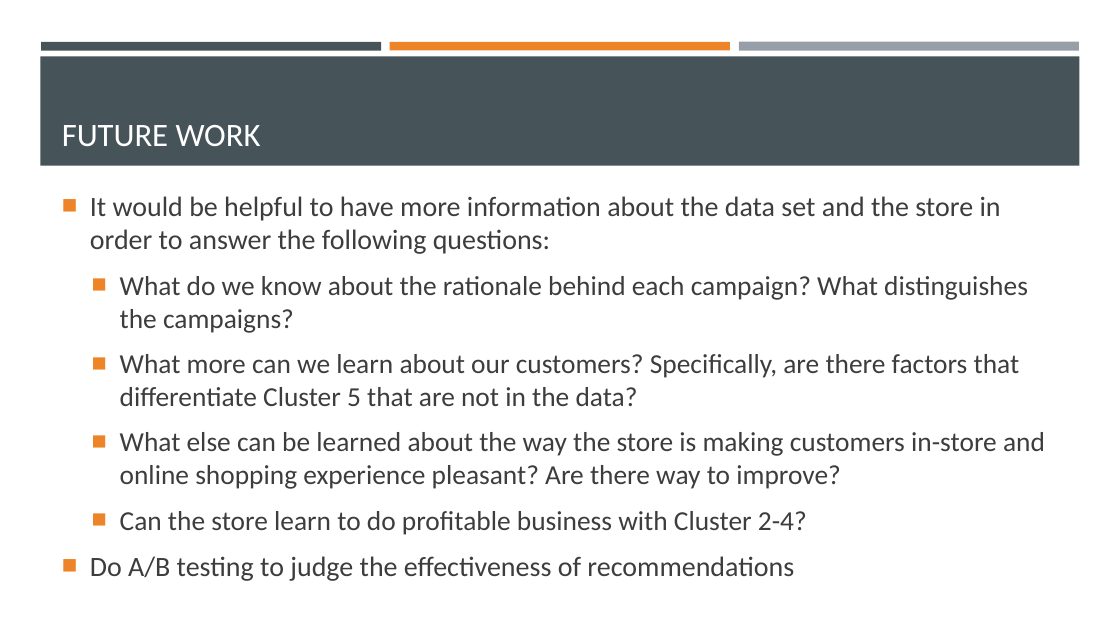
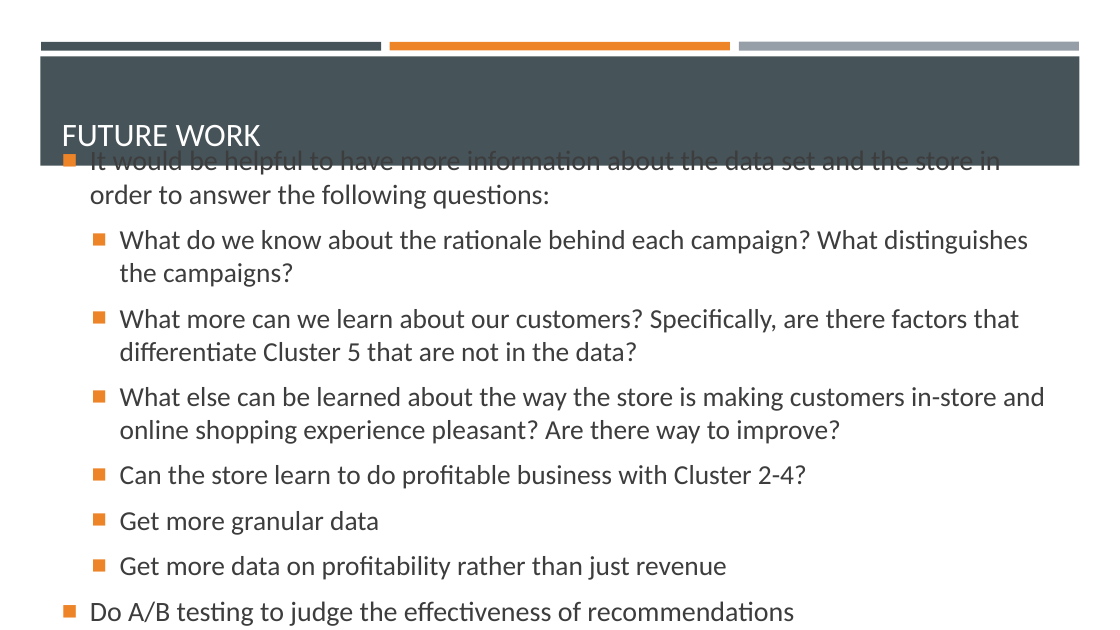
Before and after one commit to dapopov-st/store-customer-segmentation, a slide deck: slide 30 of Customer-Segmentation-Presentation.pptx. Drawn at 1120x630 pixels with LibreOffice and Linux fonts; fonts in the diff are those of the drawing. Boxes give left, top, right and bottom in pixels: in the first picture for what was removed or moved away, otherwise in the second. Text is boxed around its words. In the diff, an @@ line names an element or a change of style, - is before the commit and + after.

Commit message:
modify PPT and add experimentation with logged cols

```diff
--- a/Customer-Segmentation-Presentation.pptx
+++ b/Customer-Segmentation-Presentation.pptx
@@ text at [120,511,727,580]: paragraphs added @@
+  ■ Get more granular data
+  ■ Get more data on profitability rather than just revenue
```
Also in this commit, not shown: 2 other files.
